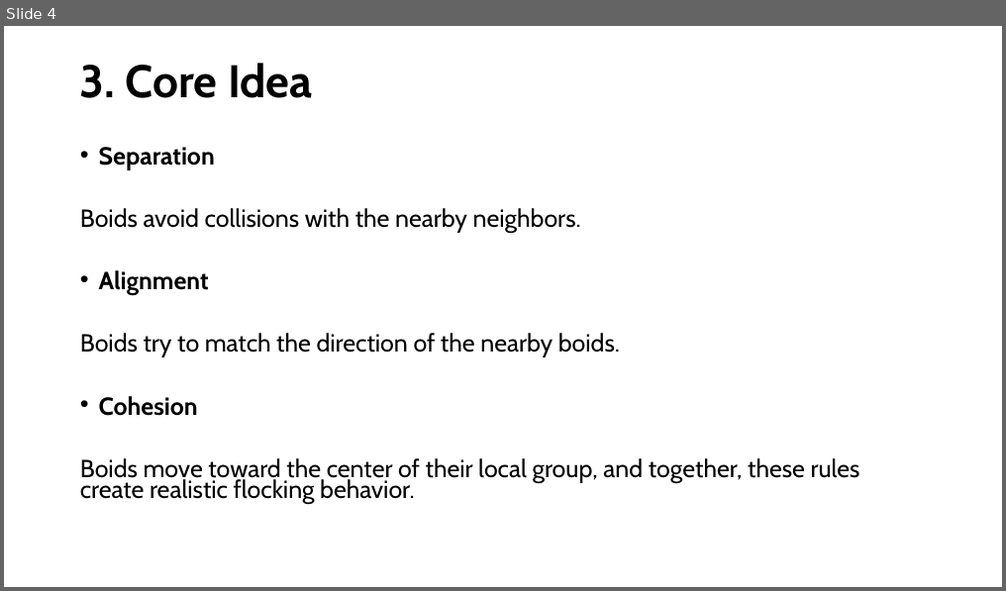
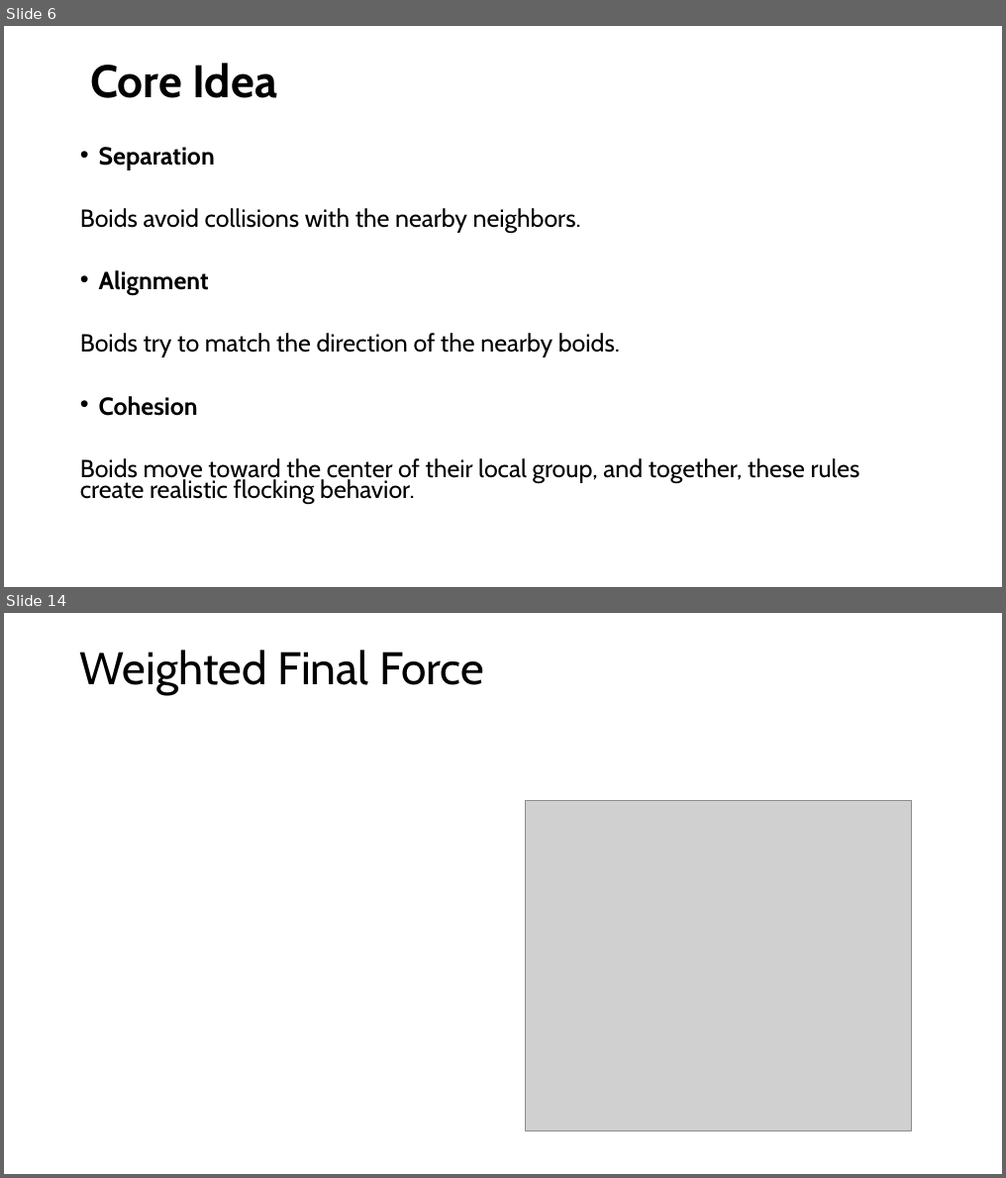
Before and after one commit to richardsalnikov-lang/Flcoking, a slide deck: FlockingRichard.pptm. Shown one above the other, each under a label of ours: slide 4 before the commit, slides 6 and 14 after it; the slides between them are not shown. The pictures are 1006x591 and 1006x1178 pixels, drawn with LibreOffice and Linux fonts; fonts in the diff are those of the drawing; grey boxes stand for pictures. Boxes give left, top, right and bottom in pixels: in the first picture for what was removed or moved away, otherwise in the second. Text is boxed around its words. In the diff, an @@ line names an element or a change of style, - is before the commit and + after.

```diff
--- a/FlockingRichard.pptm
+++ b/FlockingRichard.pptm
@@ slide 14 added at (4, 613, 1002, 1174), background #FFFFFF @@
@@ title added at (80, 650, 484, 695), 44 pt, text #000000 @@
+Weighted Final Force
@@ picture added at (525, 801, 911, 1131) @@
@@ what was slide 4 is now slide 6 @@
@@ slide 6 changed as well @@
@@ title at (90, 63, 277, 98): text changed @@
-3. Core Idea
+Core Idea
```
Also in this commit, not shown: 6 other slides changed, 11 other slides added.
